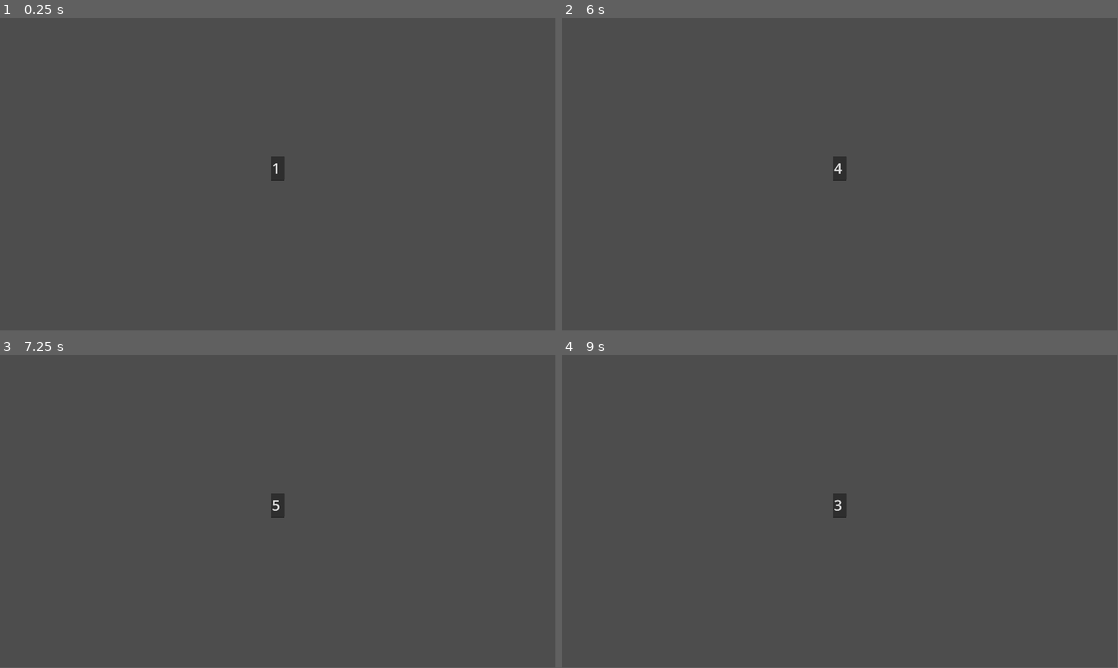
Above: before the commit, frames 1-4 (two rows, left to right).
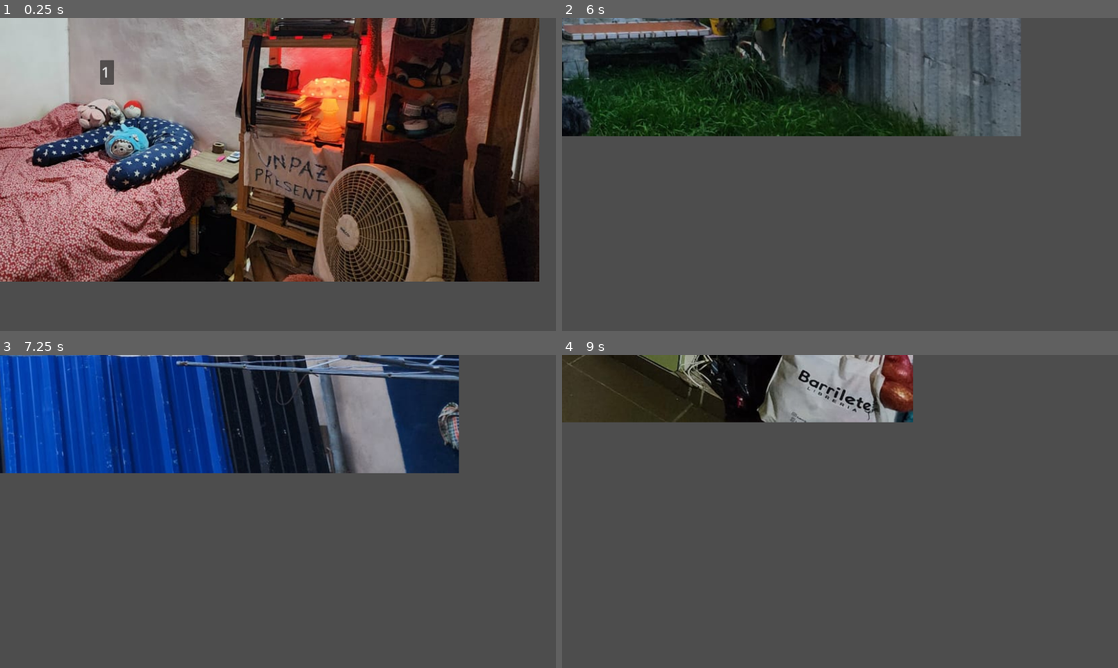
Above: after the commit, the same moments.

Repository: EmilSolV/EL-FAMILIAR
Game: Godot game, scene res://Scenes/main.tscn
The game is run twice, just before and just after one commit, with the same random seed, the same clock (stepped at 60 frames per second) and the same inputs. The project has no main scene, so this scene is started directly.
Inputs (mouse positions are in pixels of both pictures, inside the frame that each line leads up to):
- Up to frame 1 (0.25 s): no input
- Up to frame 2 (6 s): move the mouse to (962, 158) at 0.52 s; hold Right (ui_right) 0.53-1.28 s; tap Enter at 1.25, 2.75, 4.25 s; move the mouse to (728, 190) at 1.27 s; hold Down (ui_down) 1.28-2.03 s; tap Space at 2, 3.5, 5.75 s; move the mouse to (895, 105) at 2.02 s; hold Right (ui_right) 2.03-2.78 s; move the mouse to (812, 237) at 2.77 s; hold Up (ui_up) 2.78-3.53 s; move the mouse to (1006, 221) at 3.52 s; hold Left (ui_left) 3.53-5.03 s; move the mouse to (673, 127) at 4.27 s; move the mouse to (867, 174) at 5.02 s; hold Down (ui_down) 5.03-5.78 s; move the mouse to (756, 96) at 5.77 s; hold Right (ui_right) from 5.78 s (still down)
- Up to frame 3 (7.25 s): move the mouse to (400, 495) at 6.52 s; release Right (ui_right) at 6.53 s; hold Up (ui_up) from 6.53 s (still down)
- Up to frame 4 (9 s): move the mouse to (728, 527) at 7.27 s; release Up (ui_up) at 7.28 s; hold Right (ui_right) 7.28-8.03 s; move the mouse to (895, 442) at 8.02 s; hold Down (ui_down) 8.03-8.78 s; move the mouse to (812, 574) at 8.77 s; hold Left (ui_left) from 8.78 s (still down)
In our replay, the window is 799x449 before the commit and 800x450 after it. These sizes can differ from the game's own. Grey fills any space a smaller window leaves; there, only what the larger window draws over its background counts as a difference.

The runs differ from the first frame. In frame 1, 80% of the frame differs, in the area x 0-97%, y 0-85%; in frame 2, 27%; in frame 3, 31%; in frame 4, 13%.

Commit message:
Camera movement inicial
Placeholders de backgrounds

Diff:
--- a/Scenes/Rooms/Room1.tscn
+++ b/Scenes/Rooms/Room1.tscn
@@ -1,12 +1,30 @@
-[gd_scene load_steps=2 format=3 uid="uid://bumejct4rvwl8"]
+[gd_scene load_steps=5 format=3 uid="uid://bumejct4rvwl8"]
 
 [ext_resource type="Script" uid="uid://e2ey6a38uckk" path="res://Scripts/room.gd" id="1_io0gx"]
+[ext_resource type="Texture2D" uid="uid://cdl85cxedke5d" path="res://Assets/Background/1.jpeg" id="2_o25ql"]
+
+[sub_resource type="Shader" id="Shader_o25ql"]
+code = "// NOTE: Shader automatically converted from Godot Engine 4.4.1.stable's CanvasItemMaterial.
+
+shader_type canvas_item;
+render_mode blend_mix;
+"
+
+[sub_resource type="ShaderMaterial" id="ShaderMaterial_f4spw"]
+shader = SubResource("Shader_o25ql")
 
 [node name="Room1" type="Node2D"]
 script = ExtResource("1_io0gx")
 room_right_path = "res://Scenes/Rooms/Room3.tscn"
 room_left_path = "res://Scenes/Rooms/Room2.tscn"
 room_down_path = "res://Scenes/Rooms/Room4.tscn"
+
+[node name="Background" type="Sprite2D" parent="."]
+material = SubResource("ShaderMaterial_f4spw")
+position = Vector2(-889, -607)
+scale = Vector2(2.32841, 2.32841)
+texture = ExtResource("2_o25ql")
+offset = Vector2(794.964, 495.618)
 
 [node name="TextEdit" type="TextEdit" parent="."]
 anchors_preset = 8
--- a/Scenes/Rooms/Room2.tscn
+++ b/Scenes/Rooms/Room2.tscn
@@ -1,12 +1,30 @@
-[gd_scene load_steps=2 format=3 uid="uid://da46xukg3yr3x"]
+[gd_scene load_steps=5 format=3 uid="uid://da46xukg3yr3x"]
 
 [ext_resource type="Script" uid="uid://e2ey6a38uckk" path="res://Scripts/room.gd" id="1_dy8a8"]
+[ext_resource type="Texture2D" uid="uid://c6grvy1r0ckk8" path="res://Assets/Background/2.jpeg" id="2_xe7ev"]
+
+[sub_resource type="Shader" id="Shader_o25ql"]
+code = "// NOTE: Shader automatically converted from Godot Engine 4.4.1.stable's CanvasItemMaterial.
+
+shader_type canvas_item;
+render_mode blend_mix;
+"
+
+[sub_resource type="ShaderMaterial" id="ShaderMaterial_wwlvj"]
+shader = SubResource("Shader_o25ql")
 
 [node name="Room2" type="Node2D"]
 script = ExtResource("1_dy8a8")
 room_right_path = "res://Scenes/Rooms/Room1.tscn"
 room_left_path = "res://Scenes/Rooms/Room4.tscn"
 room_down_path = "res://Scenes/Rooms/Room3.tscn"
+
+[node name="Background" type="Sprite2D" parent="."]
+material = SubResource("ShaderMaterial_wwlvj")
+position = Vector2(-889, -607)
+scale = Vector2(2.32841, 2.32841)
+texture = ExtResource("2_xe7ev")
+offset = Vector2(794.964, 495.618)
 
 [node name="TextEdit" type="TextEdit" parent="."]
 anchors_preset = 8
--- a/Scenes/Rooms/Room3.tscn
+++ b/Scenes/Rooms/Room3.tscn
@@ -1,12 +1,30 @@
-[gd_scene load_steps=2 format=3 uid="uid://gr6osdj7l07i"]
+[gd_scene load_steps=5 format=3 uid="uid://gr6osdj7l07i"]
 
 [ext_resource type="Script" uid="uid://e2ey6a38uckk" path="res://Scripts/room.gd" id="1_gy1rm"]
+[ext_resource type="Texture2D" uid="uid://tuexg6v1x74a" path="res://Assets/Background/3.jpeg" id="2_t722u"]
+
+[sub_resource type="Shader" id="Shader_pt73s"]
+code = "// NOTE: Shader automatically converted from Godot Engine 4.4.1.stable's CanvasItemMaterial.
+
+shader_type canvas_item;
+render_mode blend_mix;
+"
+
+[sub_resource type="ShaderMaterial" id="ShaderMaterial_blbko"]
+shader = SubResource("Shader_pt73s")
 
 [node name="Room3" type="Node2D"]
 script = ExtResource("1_gy1rm")
 room_right_path = "res://Scenes/Rooms/Room4.tscn"
 room_left_path = "res://Scenes/Rooms/Room1.tscn"
 room_down_path = "res://Scenes/Rooms/Room2.tscn"
+
+[node name="Background" type="Sprite2D" parent="."]
+material = SubResource("ShaderMaterial_blbko")
+position = Vector2(-889, -607)
+scale = Vector2(2.32841, 2.32841)
+texture = ExtResource("2_t722u")
+offset = Vector2(794.964, 495.618)
 
 [node name="TextEdit" type="TextEdit" parent="."]
 anchors_preset = 8
--- a/Scenes/Rooms/Room4.tscn
+++ b/Scenes/Rooms/Room4.tscn
@@ -1,6 +1,17 @@
-[gd_scene load_steps=2 format=3 uid="uid://b3tl64gjocw6c"]
+[gd_scene load_steps=5 format=3 uid="uid://b3tl64gjocw6c"]
 
 [ext_resource type="Script" uid="uid://e2ey6a38uckk" path="res://Scripts/room.gd" id="1_x50d1"]
+[ext_resource type="Texture2D" uid="uid://c0vw0klll67aj" path="res://Assets/Background/4.jpeg" id="2_wrhok"]
+
+[sub_resource type="Shader" id="Shader_tgh4s"]
+code = "// NOTE: Shader automatically converted from Godot Engine 4.4.1.stable's CanvasItemMaterial.
+
+shader_type canvas_item;
+render_mode blend_mix;
+"
+
+[sub_resource type="ShaderMaterial" id="ShaderMaterial_np3xl"]
+shader = SubResource("Shader_tgh4s")
 
 [node name="Room4" type="Node2D"]
 script = ExtResource("1_x50d1")
@@ -8,6 +19,13 @@
 room_left_path = "res://Scenes/Rooms/Room3.tscn"
 room_up_path = "res://Scenes/Rooms/Room5.tscn"
 room_down_path = "res://Scenes/Rooms/Room1.tscn"
+
+[node name="Background" type="Sprite2D" parent="."]
+material = SubResource("ShaderMaterial_np3xl")
+position = Vector2(-889, -607)
+scale = Vector2(2.32841, 2.32841)
+texture = ExtResource("2_wrhok")
+offset = Vector2(794.964, 495.618)
 
 [node name="TextEdit" type="TextEdit" parent="."]
 anchors_preset = 8
--- a/Scenes/Rooms/Room5.tscn
+++ b/Scenes/Rooms/Room5.tscn
@@ -1,10 +1,28 @@
-[gd_scene load_steps=2 format=3 uid="uid://bky8alfx2ucl2"]
+[gd_scene load_steps=5 format=3 uid="uid://bky8alfx2ucl2"]
 
 [ext_resource type="Script" uid="uid://e2ey6a38uckk" path="res://Scripts/room.gd" id="1_ojurl"]
+[ext_resource type="Texture2D" uid="uid://8l82ebqevoye" path="res://Assets/Background/5.jpeg" id="2_p3txt"]
+
+[sub_resource type="Shader" id="Shader_26eai"]
+code = "// NOTE: Shader automatically converted from Godot Engine 4.4.1.stable's CanvasItemMaterial.
+
+shader_type canvas_item;
+render_mode blend_mix;
+"
+
+[sub_resource type="ShaderMaterial" id="ShaderMaterial_be18u"]
+shader = SubResource("Shader_26eai")
 
 [node name="Room5" type="Node2D"]
 script = ExtResource("1_ojurl")
 room_down_path = "res://Scenes/Rooms/Room4.tscn"
+
+[node name="Background" type="Sprite2D" parent="."]
+material = SubResource("ShaderMaterial_be18u")
+position = Vector2(-889, -607)
+scale = Vector2(2.32841, 2.32841)
+texture = ExtResource("2_p3txt")
+offset = Vector2(794.964, 495.618)
 
 [node name="TextEdit" type="TextEdit" parent="."]
 anchors_preset = 8
--- a/Scenes/main.tscn
+++ b/Scenes/main.tscn
@@ -8,3 +8,6 @@
 initialRoom = ExtResource("2_bo1nx")
 
 [node name="RoomHolder" type="Node2D" parent="."]
+
+[node name="Camera2D" type="Camera2D" parent="."]
+position = Vector2(962, 542)
--- a/Scripts/main.gd
+++ b/Scripts/main.gd
@@ -1,12 +1,26 @@
 extends Node
 
+@onready var room_holder = $RoomHolder
+@onready var camera = $Camera2D
+
+@export var initialRoom: PackedScene
+
 var current_room: Node2D = null
-@onready var room_holder = $RoomHolder
-@export var initialRoom: PackedScene
+var left: bool = false
+var right: bool = false
+var camera_limits := Rect2(Vector2(0, 0), Vector2(3000, 2000))
 
 func _ready():
 	var initial_room = initialRoom.instantiate()
 	change_room(initial_room)
+
+func _process(_delta):
+	var mouse_move = get_viewport().get_mouse_position() - Vector2(get_viewport().size) / 2.0
+	var camera_speed := 0.07
+
+	camera.position += mouse_move * camera_speed
+	camera.position.x = clamp(camera.position.x, camera_limits.position.x, camera_limits.position.x + camera_limits.size.x - get_viewport().size.x)
+	camera.position.y = clamp(camera.position.y, camera_limits.position.y, camera_limits.position.y + camera_limits.size.y - get_viewport().size.y)
 
 func _input(event):
 	if event.is_action_pressed("ui_up"):
--- a/project.godot
+++ b/project.godot
@@ -18,3 +18,4 @@
 
 window/size/viewport_width=1920
 window/size/viewport_height=1080
+window/stretch/mode="viewport"
Binary file added: Assets/Background/1.jpeg
Not shown, added: Assets/Background/1.jpeg.import
Binary file added: Assets/Background/2.jpeg
Not shown, added: Assets/Background/2.jpeg.import
Binary file added: Assets/Background/3.jpeg
Not shown, added: Assets/Background/3.jpeg.import
Binary file added: Assets/Background/4.jpeg
Not shown, added: Assets/Background/4.jpeg.import
Binary file added: Assets/Background/5.jpeg
Not shown, added: Assets/Background/5.jpeg.import
